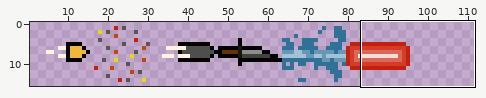
Sprite sheet: API/wwwroot/game/rsc/projectiles.png. Above: a wide view before the commit, with the close-up outlined.
Close-up. First the earlier version:
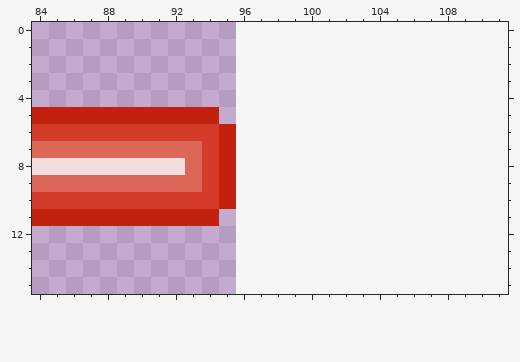
The file is 96x16 pixels. Shown: x 84..111, y 0..15. The old version is drawn lined up with the new one, on the new canvas. The wide view leaves out empty margins.
Once edited:
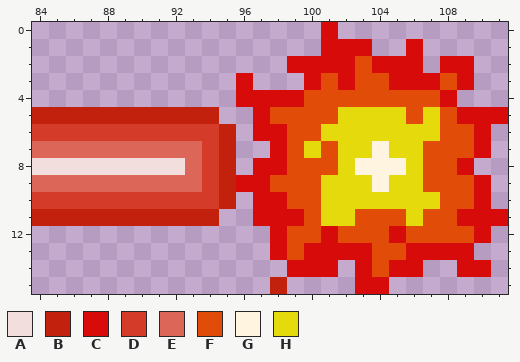
Palette (. is transparent): A #f2dfdd  B #c2210e  C #d80b0b  D #d43b29  E #dc6759  F #e14c08  G #fff4e0  H #e5da0c
Diff:
canvas 96x16 -> 112x16
The author put colour B in row 15 at x 98.
The author put colour C in row 0 at x 101; in row 1 at x 101 to 103 and 106; in row 2 at x 99 to 102, 104 to 106 and 108 to 109; in row 3 at x 96, 100, 102, 105 to 107 and 109; in row 4 at x 96 to 99 and 108; in row 5 at x 97 and 109 to 111.
The author put colour C in row 6 at x 97 to 98 and 110; in row 7 at x 98 and 110; in row 8 at x 97 to 98 and 109; in row 9 at x 96 to 97 and 110; in row 10 at x 97 to 98 and 110; in row 11 at x 97 to 99 and 109 to 111.
The author put colour C in row 12 at x 98, 101, 105 and 110; in row 13 at x 98, 100 to 103 and 106 to 109; in row 14 at x 99 to 101, 103, 105 to 106 and 109 to 110; in row 15 at x 103 to 104.
The author put colour F in row 2 at x 103; in row 3 at x 101, 103 to 104 and 108; in row 4 at x 100 to 107; in row 5 at x 98 to 101, 106 and 108; in row 6 at x 99 to 100 and 108 to 109; in row 7 at x 99, 101 and 107 to 109.
The author put colour F in row 8 at x 99 to 101 and 107 to 108; in row 9 at x 98 to 100 and 107 to 109; in row 10 at x 99 to 100 and 108 to 109; in row 11 at x 100, 103 to 105 and 107 to 108; in row 12 at x 99 to 100, 102 to 104 and 106 to 109; in row 13 at x 99 and 104 to 105.
The author put colour F in row 14 at x 104.
The author put colour G in row 7 at x 104; in row 8 at x 103 to 105; in row 9 at x 104.
The author put colour H in row 5 at x 102 to 105 and 107; in row 6 at x 101 to 107; in row 7 at x 100, 102 to 103 and 105 to 106; in row 8 at x 102 and 106; in row 9 at x 101 to 103 and 105 to 106; in row 10 at x 101 to 107.
The author put colour H in row 11 at x 101 to 102 and 106.
Pixel boxes of the changes (left, top, right, bottom) in both close-ups:
added: (236, 22, 508, 294)
